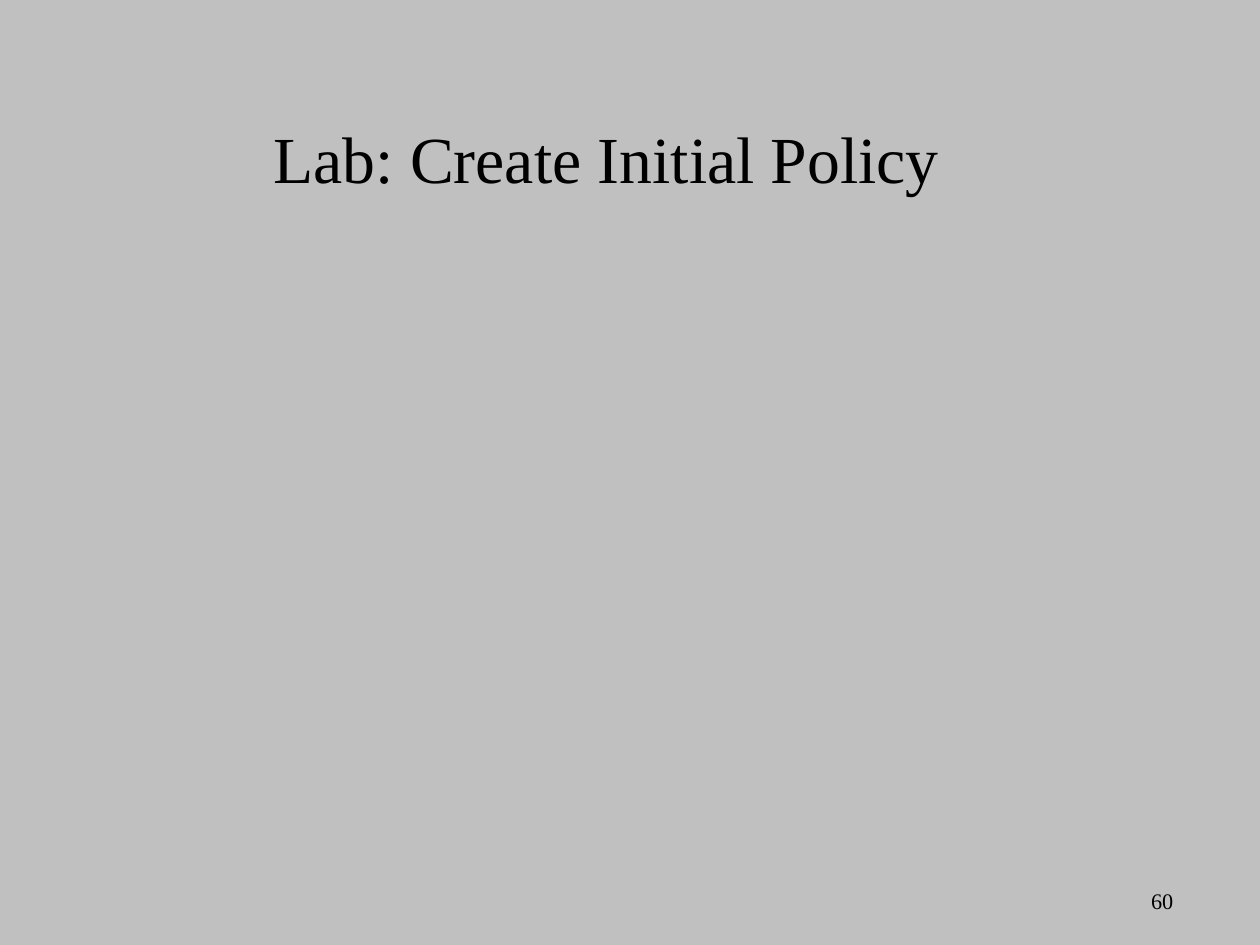
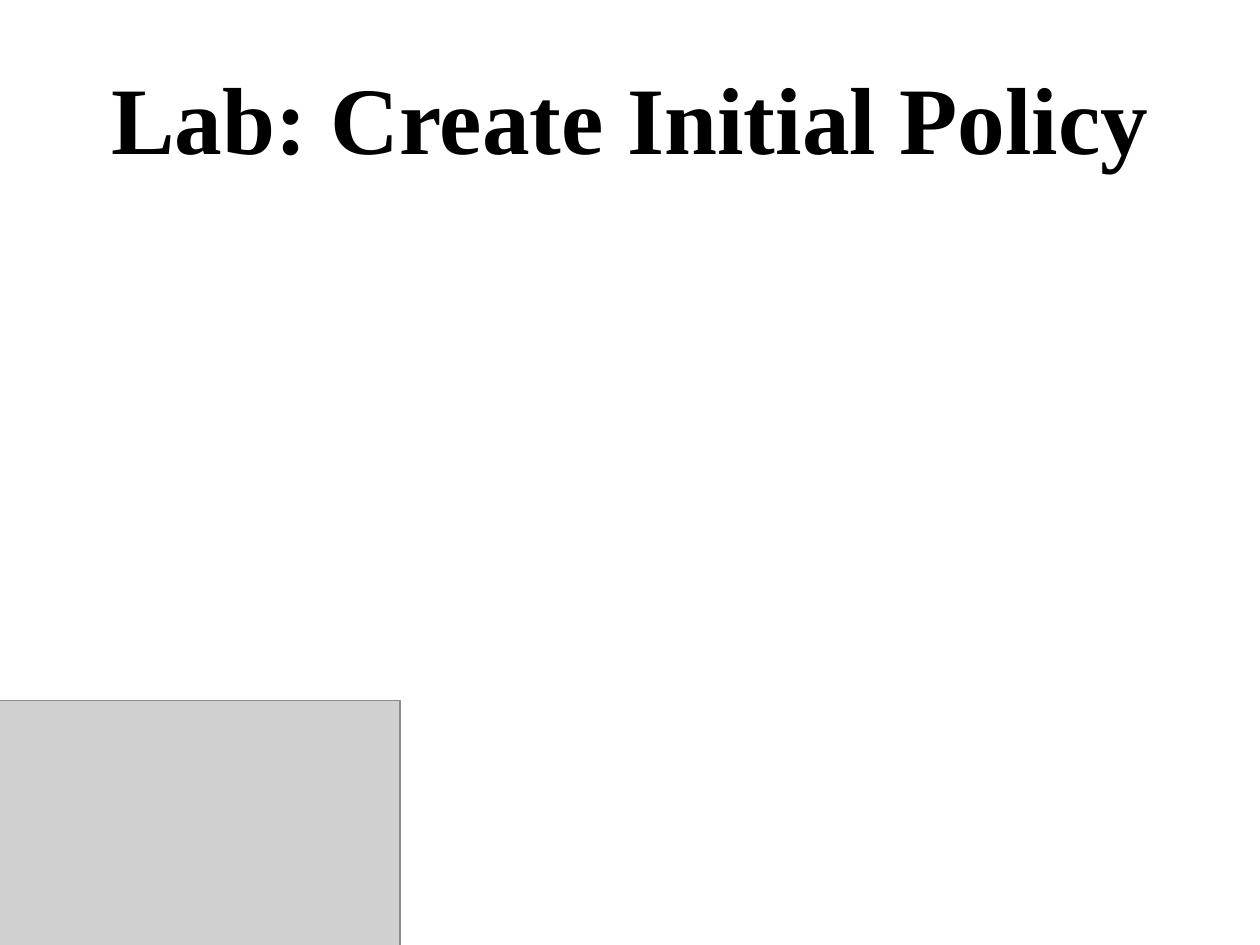
Before and after one commit to dpquigl/demystifying-selinux-part2, a slide deck: slide 60 of demystifying_selinux_part2_OSCON_19JUL2014.odp. Drawn at 1260x945 pixels with LibreOffice and Linux fonts; fonts in the diff are those of the drawing; grey boxes stand for pictures. Boxes give left, top, right and bottom in pixels: in the first picture for what was removed or moved away, otherwise in the second. Text is boxed around its words. In the diff, an @@ line names an element or a change of style, - is before the commit and + after.

Commit message:
Reformatted some of the slides to be in the proper format

```diff
--- a/demystifying_selinux_part2_OSCON_19JUL2014.odp
+++ b/demystifying_selinux_part2_OSCON_19JUL2014.odp
@@ background #C0C0C0 to #FFFFFF @@
@@ title "Lab: Create Initial Policy": place and size @@
-title "Lab: Create Initial Policy" at [273,137,939,196]
+title "Lab: Create Initial Policy" at [111,88,1148,172]
@@ title "Lab: Create Initial Policy" at [111,88,1148,172]: size 41.4 to 60 pt, bold on @@
@@ picture added at [0,701,400,945] @@
@@ page number removed at [1151,894,1173,909] @@
-60
```
Also in this commit, not shown: 21 other slides changed.
